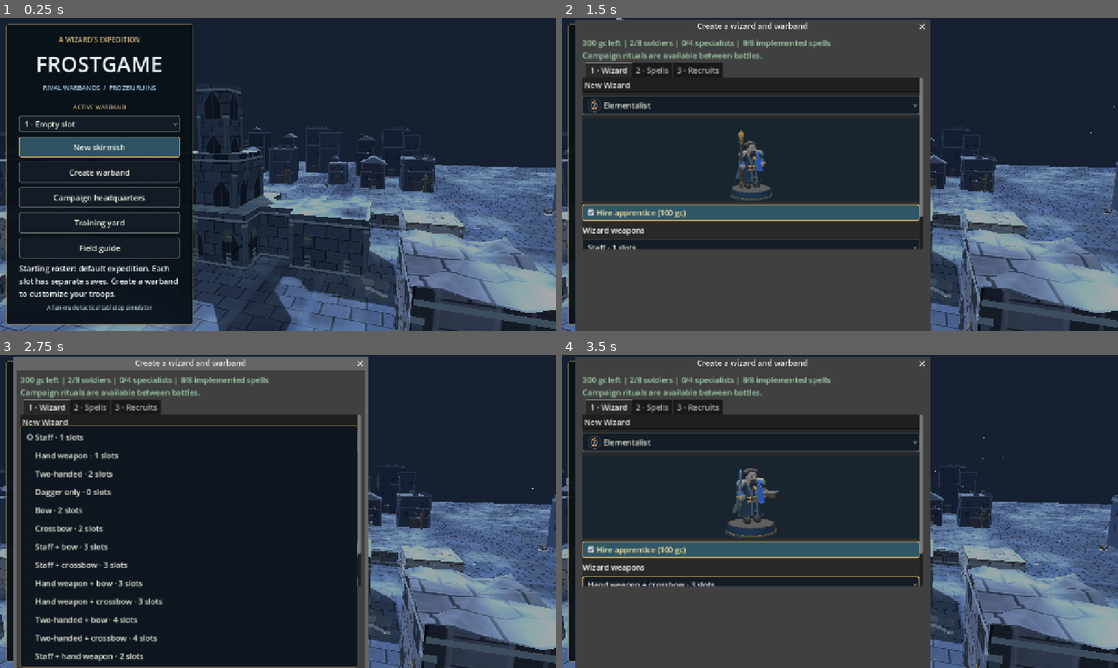
Above: before the commit, frames 1-4 (two rows, left to right).
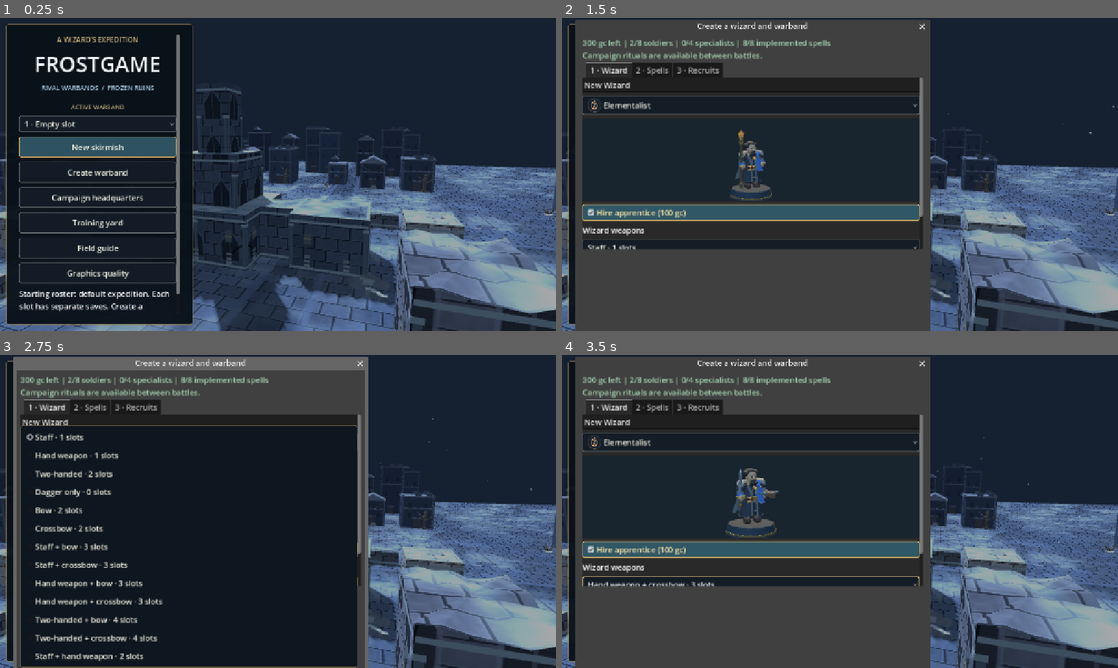
Above: after the commit, the same moments.

Repository: drag0nblad3/Frostgame
Game: Godot game, scene res://scenes/title.tscn
The game is run twice, just before and just after one commit, with the same random seed, the same clock (stepped at 60 frames per second) and the same inputs.
Inputs (mouse positions are in pixels of both pictures, inside the frame that each line leads up to):
- Up to frame 1 (0.25 s): no input
- Up to frame 2 (1.5 s): click "Create warband" at 0.5 s; click "Training yard" at 1.25 s
- Up to frame 3 (2.75 s): click "Field guide" at 2 s
- Up to frame 4 (3.5 s): click (662, 611) at 2.75 s, where only the run after the commit has a clickable "Graphics quality"

The runs differ from the first frame. In frame 1, 5.1% of the frame differs, in the area x 0-100%, y 5-100%; in frame 2, 3.6%; in frame 3, 5.2%; in frame 4, 5.9%, in the area x 0-100%, y 26-100%.
Error after the commit: Parse Error: Cannot infer the type of "detail" variable because the value doesn't have a set type. (res://src/view/hud/graphics_dialog.gd:39)

Commit message:
Reduce phone stalls with incremental terrain rendering, graphics profiles and cached path costs

Diff:
--- a/src/core/board/board.gd
+++ b/src/core/board/board.gd
@@ -52,6 +52,8 @@
 ## searches look) are cached. Off-lattice points are computed each time.
 var _stand_cache := {}
 var _mult_cache := {}
+var _height_cache := {}
+var static_step_cache := {}
 ## Bot distance fields by target node (see MovePlanner.distance_field).
 var field_cache := {}
 var has_ground_profiles := false
@@ -116,8 +118,14 @@
 
 
 func height_at(p: Vector2) -> float:
+	var key: Variant=_key(p)
+	if key!=null and _height_cache.has(key):
+		return _height_cache[key]
 	var piece := surface_at(p)
-	return piece.surface_height(p) if piece != null else 0.0
+	var height := piece.surface_height(p) if piece!=null else 0.0
+	if key!=null:
+		_height_cache[key]=height
+	return height
 
 
 func climb_cost(a: Vector2, b: Vector2, climber: Figure = null) -> float:
@@ -141,4 +149,6 @@
 		has_ramps = has_ramps or piece.ramp
 	_stand_cache.clear()
 	_mult_cache.clear()
+	_height_cache.clear()
+	static_step_cache.clear()
 	field_cache.clear()
--- a/src/core/rules/movement/move_grid.gd
+++ b/src/core/rules/movement/move_grid.gd
@@ -42,8 +42,9 @@
 	var p := to_pos(n)
 	if not board.can_stand(p, Figure.BASE_RADIUS) or TerrainMagic.ward_blocks(board, mover, p):
 		return false
+	var height := board.height_at(p)
 	for o in others:
-		if absf(o.elevation - board.height_at(p)) < 0.5:
+		if absf(o.elevation - height) < 0.5:
 			var distance := o.pos.distance_to(p)
 			if distance < Contact.OVERLAP:
 				return false
@@ -59,17 +60,23 @@
 	var p := to_pos(n)
 	if mover.side >= 0 and not IllusionRules.phantom(mover) and ScenarioColumns.contact(board, p) != null:
 		return true
+	var height := board.height_at(p)
 	for o in others:
-		if o.side != mover.side and absf(o.elevation - board.height_at(p)) < 0.5 and Contact.touching(o.pos, p):
+		if o.side != mover.side and absf(o.elevation - height) < 0.5 and Contact.touching(o.pos, p):
 			return true
 	return false
 
 
 ## Cost in inches of stepping a→b: rough terrain counts double.
 func step_cost(a: Vector2i, b: Vector2i) -> float:
-	var pa := to_pos(a)
-	var pb := to_pos(b)
-	return segment_cost(pa, pb)
+	if mover==null and others.is_empty():
+		var key := Vector4i(a.x,a.y,b.x,b.y)
+		if board.static_step_cache.has(key):
+			return board.static_step_cache[key]
+		var cost := segment_cost(to_pos(a),to_pos(b))
+		board.static_step_cache[key]=cost
+		return cost
+	return segment_cost(to_pos(a),to_pos(b))
 
 
 func segment_cost(pa: Vector2, pb: Vector2) -> float:
--- a/src/core/util/dice.gd
+++ b/src/core/util/dice.gd
@@ -24,8 +24,14 @@
 
 ## Chance (0..1) that d20 + `mod` beats d20 + `opp_mod` outright (ties excluded).
 static func chance_win(mod: int, opp_mod: int) -> float:
-	# Count pairs where a - b > opp_mod - mod; a difference d occurs 20 - |d| ways.
-	var wins := 0
-	for d in range(maxi(opp_mod - mod + 1, -19), 20):
-		wins += 20 - absi(d)
-	return wins / 400.0
+	# Closed form of the same triangular d20 difference distribution.
+	var delta := mod-opp_mod
+	if delta>=20:
+		return 1.0
+	if delta<=-19:
+		return 0.0
+	if delta<=0:
+		var n := 19+delta
+		return float(n*(n+1))/800.0
+	var losses := 20-delta
+	return 1.0-float(losses*(losses+1))/800.0
--- a/src/view/battle/battle_atmosphere.gd
+++ b/src/view/battle/battle_atmosphere.gd
@@ -13,8 +13,9 @@
 func _ready() -> void:
 	_sun = DirectionalLight3D.new()
 	_sun.rotation_degrees = Vector3(-48, 37, 0)
-	_sun.shadow_enabled = true
-	_sun.directional_shadow_max_distance = 65.0
+	_sun.shadow_enabled = GraphicsQuality.mode()>0
+	_sun.directional_shadow_max_distance = maxf(1.0,GraphicsQuality.shadow_distance())
+	_sun.directional_shadow_mode=DirectionalLight3D.SHADOW_ORTHOGONAL if GraphicsQuality.mode()<2 else DirectionalLight3D.SHADOW_PARALLEL_2_SPLITS
 	add_child(_sun)
 	_fill = DirectionalLight3D.new()
 	_fill.rotation_degrees = Vector3(-32, -142, 0)
@@ -55,7 +56,10 @@
 
 func configure(board: Board, scenario: String = "") -> void:
 	var palette := VisualPalette.for_scenario(board.id if scenario.is_empty() else scenario)
-	var count := int(palette.get("flakes", 96))
+	var count := GraphicsQuality.snow_count(int(palette.get("flakes",96)))
+	_sun.shadow_enabled=GraphicsQuality.mode()>0
+	_sun.directional_shadow_max_distance=maxf(1.0,GraphicsQuality.shadow_distance())
+	_sun.directional_shadow_mode=DirectionalLight3D.SHADOW_ORTHOGONAL if GraphicsQuality.mode()<2 else DirectionalLight3D.SHADOW_PARALLEL_2_SPLITS
 	_outdoors = count > 0
 	_environment.background_color = Color(str(palette.get("sky", "233849")))
 	_fill.light_color = Color(str(palette.get("fill", "9dc7ec")))
--- a/src/view/battle/battle_scene.gd
+++ b/src/view/battle/battle_scene.gd
@@ -24,6 +24,8 @@
 var _markers: BattleMarkers
 var _sites: ScenarioMarkers
 var _dirty := true
+var _terrain_pending := false
+var _graphics: GraphicsDialog
 var _roster: Dictionary = {}
 var _setup: WarbandSetup
 var _campaign := CampaignProgress.new()
@@ -41,6 +43,7 @@
 
 
 func _ready() -> void:
+	GraphicsQuality.apply(get_viewport())
 	_figures = FigureDb.load_files()
 	_terrain = TerrainDb.load_file()
 	_atmosphere = BattleAtmosphere.new()
@@ -68,6 +71,7 @@
 	add_child(_inspector)
 	hud.inspect_pressed.connect(_open_inspector)
 	hud.guide_pressed.connect(_open_guide)
+	hud.graphics_requested.connect(_open_graphics)
 	hud.atmosphere_toggled.connect(func() -> void:
 		_atmosphere.set_effects(not _atmosphere.enabled)
 		hud.notify("Snow effects %s." % ("on" if _atmosphere.enabled else "off")))
@@ -208,7 +212,7 @@
 
 
 func _info_open() -> bool:
-	return (_picker != null and _picker.visible) or ( …(238 unchanged characters)…
+	return (_graphics!=null and _graphics.visible) or (_picker != null and _picker.visible) or ( …(238 unchanged characters)…
 
 
 func _open_briefing(start: bool) -> void:
@@ -238,6 +242,7 @@
 
 func _attach_battle(c: GameController, start: bool) -> void:
 	if player != null:
+		remove_child(player)
 		player.queue_free()
 	_markers.clear()
 	auto_play = false
@@ -346,8 +351,9 @@
 
 
 func _on_event(event: GameEvent) -> void:
-	if event.type == "terrain_changed":
-		_board_view.build(controller.state.board)
+	if event.type == "terrain_changed" and not _terrain_pending:
+		_terrain_pending=true
+		call_deferred("_sync_terrain")
 	_dirty = true
 
 
@@ -538,3 +544,19 @@
 	if what==NOTIFICATION_WM_GO_BACK_REQUEST and is_instance_valid(player):
 		if not _info_open() and (_setup==null or not _setup.visible) and (_campaign_dialog==null or not _campaign_dialog.visible):
 			_confirm_title()
+
+
+func _sync_terrain() -> void:
+	_terrain_pending=false
+	if is_inside_tree() and controller!=null:
+		_board_view.sync_terrain(controller.state.board)
+
+
+func _open_graphics() -> void:
+	if _graphics==null:
+		_graphics=GraphicsDialog.new()
+		add_child(_graphics)
+		_graphics.quality_changed.connect(func() -> void:
+			GraphicsQuality.apply(get_viewport())
+			_atmosphere.configure(controller.state.board,_active_scenario_id))
+	_graphics.open()
--- a/src/view/board_view.gd
+++ b/src/view/board_view.gd
@@ -13,53 +13,124 @@
 var cinematic := false
 var _scenery: Node3D
 var _board_size := Vector2.ZERO
+var _board: Board
+var _pieces := {}
+var _decoration: Node3D
+var _ground: Node3D
+var _floor: MeshInstance3D
+var _ground_key := ""
+var _decoration_key := ""
+var _camera_at := Vector3(INF,INF,INF)
 
 
 func _process(_delta: float) -> void:
 	if not is_instance_valid(_scenery):
 		return
 	var camera := get_viewport().get_camera_3d()
-	if camera!=null:
-		CityScenery.update_foreground(_scenery,camera.global_position,_board_size)
+	if camera!=null and camera.global_position!=_camera_at:
+		_camera_at=camera.global_position
+		CityScenery.update_foreground(_scenery,_camera_at,_board_size)
 
 
 func build(board: Board) -> void:
+	# New encounter only. In-battle terrain changes use sync_terrain().
 	for c in get_children():
 		remove_child(c)
 		c.queue_free()
+	_pieces.clear()
+	_board=board
+	_ground=null
+	_floor=null
+	_decoration=null
+	_ground_key=""
+	_decoration_key=""
+	_camera_at=Vector3(INF,INF,INF)
 	var scenario := board.id if scenario_id.is_empty() else scenario_id
-	var floor_surface := StoneFinish.floor_surface(board,scenario)
-	var ground := DistrictGround.build(board,floor_surface.material_override)
-	add_child(ground)
-	add_child(floor_surface)
 	_scenery=CityScenery.build(board,scenario,cinematic)
 	add_child(_scenery)
 	_board_size=board.size
 	set_process(not cinematic)
+	sync_terrain(board)
+
+
+func sync_terrain(board: Board) -> void:
+	if board!=_board:
+		build(board)
+		return
+	var scenario := board.id if scenario_id.is_empty() else scenario_id
+	var ground_parts: Array[String]=[]
+	var static_parts: Array[String]=[]
+	var live := {}
 	for piece in board.pieces:
+		var key := _piece_key(piece)
 		if piece.kind.ground_surface:
-			continue
-		match piece.kind.id:
-			"rubble":
-				TerrainDressing.rubble(self, piece)
-			"museum_statue":
-				TerrainDressing.statue(self, piece)
-			"temple_column":
-				TerrainDressing.column(self, piece)
-			"library_shelf":
-				SiteArt.shelf(self, piece)
-			"arcane_disc", "dreams_well":
-				add_child(_piece(piece))
-				TabletopDetails.decorate(self, piece)
-				SiteArt.surface(self, piece, piece.kind.id == "dreams_well")
-			_:
-				add_child(_piece(piece))
-				TabletopDetails.decorate(self, piece)
-				if piece.kind.id in ["ruin", "tower", "wall", "platform", "hut_wall", "null_annex", "null_walk", "null_lower", "null_middle", "null_upper"]:
-					RuinSilhouette.decorate(self, piece)
-				if board.id == "mausoleum" and piece.kind.id == "ruin" and piece.rect.has_point(board.size * 0.5):
-					SiteArt.crypt(self, piece)
-	add_child(EnvironmentDressing.build(board,board.id if scenario_id.is_empty() else scenario_id))
+			ground_parts.append(key)
+		else:
+			live[piece]=key
+		if piece.cast_turn<0 and not piece.kind.id.begins_with("spell_"):
+			static_parts.append(key)
+	var ground_key := str(ground_parts)
+	if _floor==null or _ground_key!=ground_key:
+		_remove(_floor)
+		_remove(_ground)
+		_floor=StoneFinish.floor_surface(board,scenario)
+		_ground=DistrictGround.build(board,_floor.material_override)
+		add_child(_ground)
+		add_child(_floor)
+		_ground_key=ground_key
+	for piece in _pieces.keys():
+		if not live.has(piece) or _pieces[piece]["key"]!=live[piece]:
+			_remove(_pieces[piece]["node"])
+			_pieces.erase(piece)
+	for piece in live:
+		if not _pieces.has(piece):
+			var root := Node3D.new()
+			root.name="Terrain_"+piece.kind.id
+			_build_piece(root,board,piece)
+			_pieces[piece]={"node":root,"key":live[piece]}
+			add_child(root)
+	var deco_key := str(static_parts)
+	if _decoration==null or _decoration_key!=deco_key:
+		_remove(_decoration)
+		_decoration=EnvironmentDressing.build(board,scenario)
+		add_child(_decoration)
+		_decoration_key=deco_key
+
+
+func _remove(node: Node) -> void:
+	if is_instance_valid(node):
+		remove_child(node)
+		node.queue_free()
+
+
+static func _piece_key(p: TerrainPiece) -> String:
+	return str([p.kind.id,p.kind.height,p.rect,p.circular,p.ramp,p.ramp_rotated,p.ramp_start,p.ramp_end,p.level])
+
+
+func _build_piece(root: Node3D,board: Board,piece: TerrainPiece) -> void:
+	match piece.kind.id:
+		"rubble":
+			TerrainDressing.rubble(root,piece)
+		"museum_statue":
+			TerrainDressing.statue(root,piece)
+		"temple_column":
+			TerrainDressing.column(root,piece)
+		"library_shelf":
+			SiteArt.shelf(root,piece)
+		"arcane_disc","dreams_well":
+			root.add_child(_piece(piece))
+			TabletopDetails.decorate(root,piece)
+			SiteArt.surface(root,piece,piece.kind.id=="dreams_well")
+		_:
+			root.add_child(_piece(piece))
+			TabletopDetails.decorate(root,piece)
+			if piece.kind.id in ["ruin","tower","wall","platform","hut_wall","null_annex","null_walk","null_lower","null_middle","null_upper"]:
+				RuinSilhouette.decorate(root,piece)
+			if board.id=="mausoleum" and piece.kind.id=="ruin" and piece.rect.has_point(board.size*0.5):
+				SiteArt.crypt(root,piece)
+	# Rubble is otherwise dozens of individual shadow-casting meshes.
+	if piece.kind.id=="rubble":
+		MiniatureBatch.bake(root)
 
 
 func _piece(piece: TerrainPiece) -> MeshInstance3D:
--- a/src/view/city_scenery.gd
+++ b/src/view/city_scenery.gd
@@ -19,10 +19,10 @@
 		var district := Node3D.new()
 		district.name="District%d"%side
 		root.add_child(district)
-		for layer in 2:
+		for layer in GraphicsQuality.city_rings():
 			var distance := (8.0 if cinematic else 12.0)+layer*12.0
 			var length := board.size.x if side % 2 == 0 else board.size.y
-			var count := maxi(3, floori(length/5.5)+layer*2)
+			var count := maxi(3, floori(length/(7.5 if GraphicsQuality.mode()==0 else 5.5))+layer*2)
 			for i in count:
 				var seed := side*137+i*53+layer*211
 				var offset := (float(i)+0.5)*length/count
@@ -35,7 +35,8 @@
 				var w := 2.5+float(posmod(seed,5))*0.30
 				var d := 2.8+float(posmod(seed,7))*0.21
 				_building(district,at,ground_y,h,w,d,tone,seed)
-				DistrictArchitecture.finish(district,at,ground_y,h,w,d,tone,seed)
+				if GraphicsQuality.mode()>0:
+					DistrictArchitecture.finish(district,at,ground_y,h,w,d,tone,seed)
 		EnvironmentDressing.outskirts_side(district,board,scenario,ground_y,side)
 		MiniatureBatch.bake(district)
 		for child in district.get_children():
--- a/src/view/figure_view.gd
+++ b/src/view/figure_view.gd
@@ -31,6 +31,8 @@
 	cyl.top_radius = Figure.BASE_RADIUS
 	cyl.bottom_radius = Figure.BASE_RADIUS
 	cyl.height = 0.12
+	cyl.radial_segments=24
+	cyl.rings=0
 	_base.mesh = cyl
 	_base.position.y = 0.06
 	add_child(_base)
@@ -39,6 +41,8 @@
 	var torus := TorusMesh.new()
 	torus.inner_radius = 0.55
 	torus.outer_radius = 0.7
+	torus.rings=24
+	torus.ring_segments=6
 	_ring.mesh = torus
 	_ring.material_override = BoardView._mat(Color(1, 0.95, 0.4), 0.3)
 	_ring.position.y = 0.08
@@ -50,16 +54,23 @@
 	_health_track.mesh = health_bar
 	_health_track.material_override = BoardView._mat(Color(0.09, 0.12, 0.16), 0.8)
 	_health_track.position = Vector3(0, 0.10, 0.46)
+	_health_track.cast_shadow=GeometryInstance3D.SHADOW_CASTING_SETTING_OFF
+	_ring.cast_shadow=GeometryInstance3D.SHADOW_CASTING_SETTING_OFF
+	_base.cast_shadow=GeometryInstance3D.SHADOW_CASTING_SETTING_OFF
 	add_child(_health_track)
 	_health_fill = MeshInstance3D.new()
 	_health_fill.mesh = health_bar
 	_health_fill.position = Vector3(0, 0.133, 0.46)
+	_health_fill.cast_shadow=GeometryInstance3D.SHADOW_CASTING_SETTING_OFF
 	add_child(_health_fill)
 	_shield_ring = MeshInstance3D.new()
 	var ward := TorusMesh.new()
 	ward.inner_radius = 0.46
 	ward.outer_radius = 0.51
+	ward.rings=24
+	ward.ring_segments=6
 	_shield_ring.mesh = ward
+	_shield_ring.cast_shadow=GeometryInstance3D.SHADOW_CASTING_SETTING_OFF
 	var ward_mat := BoardView._mat(Color(0.23, 0.72, 0.98), 0.35)
 	ward_mat.emission_enabled = true
 	ward_mat.emission = Color(0.15, 0.52, 0.86)
@@ -79,7 +90,9 @@
 
 func refresh(f: Figure) -> void:
 	var color: Color = Color(0.65, 0.45, 0.75) if f.side < 0 else SIDE_COLORS[f.side % SIDE_COLORS.size()]
-	_base.material_override = BoardView._mat(color.darkened(0.12), 0.62)
+	var base_color := color.darkened(0.12)
+	if _base.material_override==null or _base.material_override.albedo_color!=base_color:
+		_base.material_override = BoardView._mat(base_color,0.62)
 	_profile=MiniatureMotion.profile(f)
 	_weapon=f.melee.id if f.melee!=null else ""
 	_ranged=f.ranged.id if f.ranged!=null else ""
@@ -111,7 +124,9 @@
 	var ratio := clampf(float(f.health) / maxf(1.0, float(f.def.health)), 0.0, 1.0)
 	_health_fill.scale.x = maxf(0.01, ratio)
 	_health_fill.position.x = -0.41 * (1.0 - ratio)
-	_health_fill.material_override = BoardView._mat(Color(0.31, 0.75, 0.47) if ratio > 0.5 else Color(0.95, 0.49, 0.23), 0.7)
+	var health_color := Color(0.31,0.75,0.47) if ratio>0.5 else Color(0.95,0.49,0.23)
+	if _health_fill.material_override==null or _health_fill.material_override.albedo_color!=health_color:
+		_health_fill.material_override=BoardView._mat(health_color,0.7)
 	_shield_ring.visible = f.elemental_shield > 0 or f.spell_effects.has("shield")
 	var suffix := " · Illusion" if phantom else (" · Invisible" if transparent else "")
 	var status := " · Loot" if f.treasure_id >= 0 else ""
--- a/src/view/hud/battle_hud.gd
+++ b/src/view/hud/battle_hud.gd
@@ -15,6 +15,7 @@
 signal inspect_pressed
 signal guide_pressed
 signal atmosphere_toggled
+signal graphics_requested
 signal camera_requested(mode: int)
 signal title_requested
 signal training_requested
@@ -88,7 +89,7 @@
 	_menu.text = "Menu"
 	_menu.custom_minimum_size = Vector2(90, 48)
 	var popup := _menu.get_popup()
-	for label_text: String in ["Campaign", "Warband", "New skir …(186 unchanged characters)… "Focus active figure", "Return to title"]:
+	for label_text: String in ["Campaign", "Warband", "New skir …(186 unchanged characters)… "Focus active figure", "Return to title", "Graphics quality"]:
 		popup.add_item(label_text)
 	popup.id_pressed.connect(_menu_action)
 	top.add_child(_menu)
@@ -317,6 +318,7 @@
 		12: camera_requested.emit(1)
 		13: camera_requested.emit(2)
 		14: title_requested.emit()
+		15: graphics_requested.emit()
 
 
 func select_scenario(id: String) -> void:
--- /dev/null
+++ b/src/view/hud/graphics_dialog.gd
@@ -0,0 +1,40 @@
+class_name GraphicsDialog
+extends AcceptDialog
+## Readable, phone-safe quality selection.
+signal quality_changed
+var _choice: OptionButton
+var _description: Label
+
+
+func _ready() -> void:
+	title="Graphics quality"
+	theme=BattleTheme.create()
+	exclusive=true
+	get_ok_button().text="Done"
+	var col := VBoxContainer.new()
+	add_child(col)
+	_choice=OptionButton.new()
+	_choice.custom_minimum_size.y=52
+	for label: String in GraphicsQuality.NAMES:
+		_choice.add_item(label)
+	col.add_child(_choice)
+	_description=Label.new()
+	_description.autowrap_mode=TextServer.AUTOWRAP_WORD_SMART
+	col.add_child(_description)
+	_choice.item_selected.connect(func(index: int) -> void:
+		GraphicsQuality.select_mode(index)
+		_describe(index)
+		quality_changed.emit())
+
+
+func open() -> void:
+	var safe := PhoneSafeArea.safe_rect(get_parent().get_viewport(),14).size
+	_description.custom_minimum_size.x=minf(500,safe.x*0.8)
+	_choice.select(GraphicsQuality.mode())
+	_describe(GraphicsQuality.mode())
+	PhoneSafeArea.popup_dialog(self)
+
+
+func _describe(index: int) -> void:
+	var detail := ["Lower 3D resolution; no dynamic shadows or snow; fewer background buildings. Recommended if your phone stutters.","Reduced 3D resolution, lighter shadows and snow; full miniature detail. Default on phones.","Full 3D resolution, full scenery, shadows and snowfall. Best on fast devices."][index]
+	_description.text=detail+"\n\nText and interface stay sharp. No rules or saves change. Scenery density updates on the next battlefield."
--- /dev/null
+++ b/src/view/hud/graphics_quality.gd
@@ -0,0 +1,39 @@
+class_name GraphicsQuality
+extends RefCounted
+## Persist a graphics profile, without altering rules or save slots.
+const PATH := "user://frostgame_graphics.cfg"
+const NAMES := ["Performance","Balanced","High"]
+static var _mode := -1
+
+
+static func mode() -> int:
+	if _mode<0:
+		var config := ConfigFile.new()
+		_mode=1 if OS.has_feature("mobile") else 2
+		if config.load(PATH)==OK:
+			_mode=clampi(int(config.get_value("graphics","quality",_mode)),0,2)
+	return _mode
+
+
+static func select_mode(value: int) -> bool:
+	var config := ConfigFile.new()
+	_mode=clampi(value,0,2)
+	config.set_value("graphics","quality",_mode)
+	return config.save(PATH)==OK
+
+
+static func apply(viewport: Viewport) -> void:
+	viewport.scaling_3d_scale=[0.68,0.82,1.0][mode()]
+	viewport.msaa_3d=Viewport.MSAA_DISABLED if mode()<2 else Viewport.MSAA_2X
+
+
+static func shadow_distance() -> float:
+	return [0.0,38.0,65.0][mode()]
+
+
+static func snow_count(count: int) -> int:
+	return 0 if mode()==0 else (mini(36,count) if mode()==1 else count)
+
+
+static func city_rings() -> int:
+	return 2 if mode()==2 else 1
--- a/src/view/hud/miniature_portrait.gd
+++ b/src/view/hud/miniature_portrait.gd
@@ -14,7 +14,10 @@
 	mouse_filter = Control.MOUSE_FILTER_STOP
 	_studio = SubViewport.new()
 	_studio.own_world_3d = true
-	_studio.render_target_update_mode = SubViewport.UPDATE_WHEN_VISIBLE
+	_studio.render_target_update_mode = SubViewport.UPDATE_ONCE
+	stretch_shrink=2 if GraphicsQuality.mode()<2 else 1
+	visibility_changed.connect(_request_frame)
+	resized.connect(_request_frame)
 	_studio.size = Vector2i(300, 300)
 	add_child(_studio)
 	var room := Node3D.new()
@@ -73,6 +76,7 @@
 		_camera.size = maxf(2.10, maxf(height * 1.35, maxf(box.size.x, box.size.z) * 1.8))
 		var target := Vector3(0, maxf(0.38, center.y - 0.06), 0)
 		_camera.look_at_from_position(target + Vector3(2.5, 1.15, -4.4), target)
+	_request_frame()
 
 
 func _bounds(node: Node3D, transform: Transform3D) -> AABB:
@@ -93,7 +97,14 @@
 func _drag(event: InputEvent) -> void:
 	if event is InputEventMouseMotion and event.button_mask & MOUSE_BUTTON_MASK_LEFT:
 		_turntable.rotation.y += event.relative.x * 0.012
+		_request_frame()
 		accept_event()
 	elif event is InputEventScreenDrag:
 		_turntable.rotation.y += event.relative.x * 0.012
+		_request_frame()
 		accept_event()
+
+
+func _request_frame() -> void:
+	if is_instance_valid(_studio) and is_visible_in_tree():
+		_studio.render_target_update_mode=SubViewport.UPDATE_ONCE
--- a/src/view/miniature_batch.gd
+++ b/src/view/miniature_batch.gd
@@ -50,6 +50,10 @@
 	var normals: PackedVector3Array = group["normals"]
 	var colors: PackedColorArray = group["colors"]
 	var indices: PackedInt32Array = group["indices"]
+	# Release dictionary references during append so packed arrays do not
+	# detach/copy their entire accumulated contents for each small primitive.
+	for key in ["vertices","normals","colors","indices"]:
+		group.erase(key)
 	var source: PackedVector3Array = arrays[Mesh.ARRAY_VERTEX]
 	var source_normals: PackedVector3Array = arrays[Mesh.ARRAY_NORMAL]
 	var offset := vertices.size()
--- a/src/view/miniature_factory.gd
+++ b/src/view/miniature_factory.gd
@@ -172,4 +172,5 @@
 	shape.bottom_radius = bottom
 	shape.height = height
 	shape.radial_segments = 10
+	shape.rings=0
 	return mesh(model, shape, pos, color)
--- a/src/view/title_scene.gd
+++ b/src/view/title_scene.gd
@@ -12,18 +12,23 @@
 var _editor: WarbandSetup
 var _notice: Label
 var _guide: FieldGuideDialog
+var _graphics: GraphicsDialog
+var _atmosphere: BattleAtmosphere
+var _title_board: Board
 
 
 func _ready() -> void:
+	GraphicsQuality.apply(get_viewport())
 	var board := BoardLoader.load_id("silent_tower",TerrainDb.load_file())
 	var scenery := BoardView.new()
 	add_child(scenery)
 	scenery.scenario_id = "silent_tower"
 	scenery.cinematic = true
 	scenery.build(board)
-	var atmosphere := BattleAtmosphere.new()
-	add_child(atmosphere)
-	atmosphere.configure(board,"silent_tower")
+	_title_board=board
+	_atmosphere=BattleAtmosphere.new()
+	add_child(_atmosphere)
+	_atmosphere.configure(board,"silent_tower")
 	_camera = Camera3D.new()
 	_camera.fov = 56.0
 	add_child(_camera)
@@ -79,6 +84,7 @@
 	_button("campaign","Campaign headquarters")
 	_button("training","Training yard")
 	_button("guide","Field guide")
+	_button("graphics","Graphics quality")
 	_notice=Label.new()
 	_notice.autowrap_mode=TextServer.AUTOWRAP_WORD_SMART
 	_menu.add_child(_notice)
@@ -122,6 +128,9 @@
 	if key=="guide":
 		_open_guide()
 		return
+	if key=="graphics":
+		_open_graphics()
+		return
 	_launching = true
 	get_tree().root.set_meta(LAUNCH_KEY,key)
 	if get_tree().change_scene_to_file(BATTLE) != OK:
@@ -130,6 +139,8 @@
 
 
 func _process(delta: float) -> void:
+	if GraphicsQuality.mode()==0 or (_editor!=null and _editor.visible) or (_guide!=null and _guide.visible) or (_picker!=null and _picker.visible) or (_graphics!=null and _graphics.visible):
+		return
 	_elapsed += delta
 	_frame()
 
@@ -202,3 +213,13 @@
 		_guide=FieldGuideDialog.new()
 		add_child(_guide)
 	_guide.open("Back to home")
+
+
+func _open_graphics() -> void:
+	if _graphics==null:
+		_graphics=GraphicsDialog.new()
+		add_child(_graphics)
+		_graphics.quality_changed.connect(func() -> void:
+			GraphicsQuality.apply(get_viewport())
+			_atmosphere.configure(_title_board,"silent_tower"))
+	_graphics.open()
--- /dev/null
+++ b/tests/unit/test_render_performance.gd
@@ -0,0 +1,43 @@
+extends TestCase
+
+
+func test_incremental_terrain_keeps_unaffected_meshes() -> void:
+	var terrain := TerrainDb.load_file()
+	var board := BoardLoader.load_id("frozen_ruins",terrain)
+	var view := BoardView.new()
+	view.build(board)
+	var original := board.pieces[0]
+	var node: Node3D=view._pieces[original]["node"]
+	var city := view._scenery
+	var decoration := view._decoration
+	var removed := board.pieces.pop_back()
+	board.invalidate_terrain()
+	view.sync_terrain(board)
+	check_eq(view._scenery,city)
+	check_eq(view._pieces[original]["node"],node)
+	check(not view._pieces.has(removed))
+	check(view._decoration!=decoration)
+	view.free()
+
+
+func test_d20_closed_form_matches_enumeration() -> void:
+	for diff in range(-25,26):
+		var wins := 0
+		for a in range(1,21):
+			for b in range(1,21):
+				if a+diff>b:
+					wins+=1
+		check(is_equal_approx(Dice.chance_win(diff,0),float(wins)/400.0))
+
+
+func test_static_step_cache_clears_on_terrain_change() -> void:
+	var board := BoardLoader.load_id("sunken_streets",TerrainDb.load_file())
+	var grid := MoveGrid.new(board)
+	var a := Vector2i(10,10)
+	var b := Vector2i(11,10)
+	var first := grid.step_cost(a,b)
+	check_eq(grid.step_cost(a,b),first)
+	check(not board.static_step_cache.is_empty())
+	board.invalidate_terrain()
+	check(board.static_step_cache.is_empty())
+	check(board._height_cache.is_empty())
